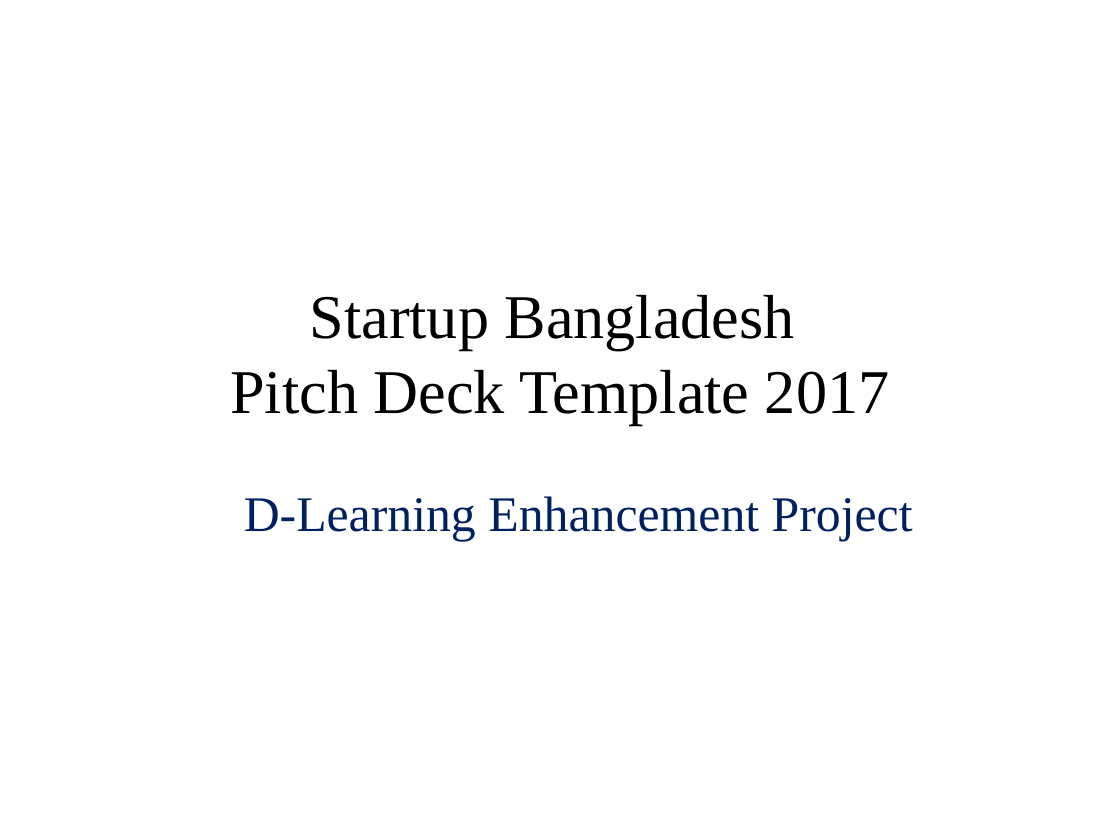
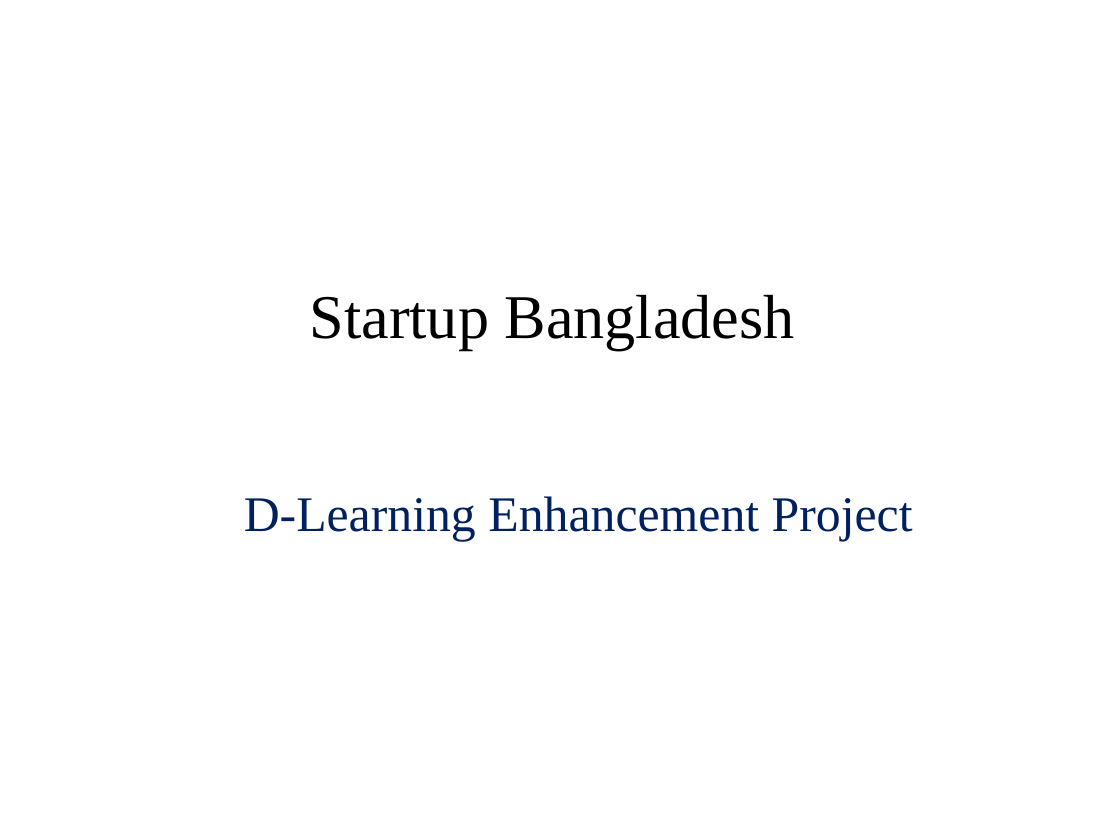
Before and after one commit to Shuvoneel/SRCL, a slide deck: slide 1 of Socheton/Startup_Socheton.pptx. Drawn at 1120x840 pixels with LibreOffice and Linux fonts; fonts in the diff are those of the drawing. Boxes give left, top, right and bottom in pixels: in the first picture for what was removed or moved away, otherwise in the second. Text is boxed around its words. In the diff, an @@ line names an element or a change of style, - is before the commit and + after.

```diff
--- a/Socheton/Startup_Socheton.pptx
+++ b/Socheton/Startup_Socheton.pptx
@@ title at (310,294,795,350): text changed @@
-Startup Bangladesh
-Pitch Deck Template 2017
+Startup Bangladesh
```
Also in this commit, not shown: 8 other slides changed, 21 slides added, 5 slides removed, 5 other files.
